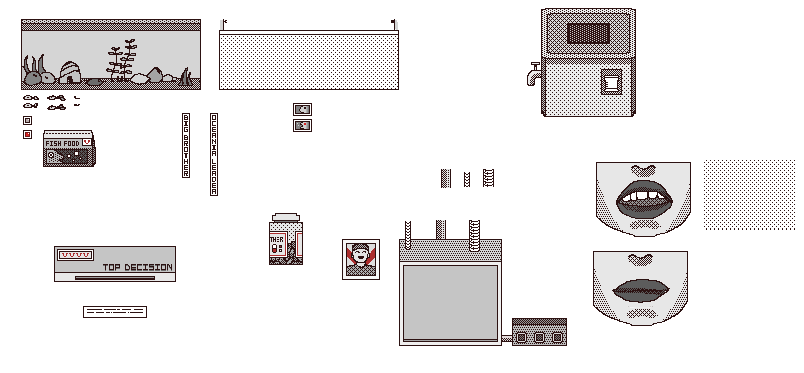
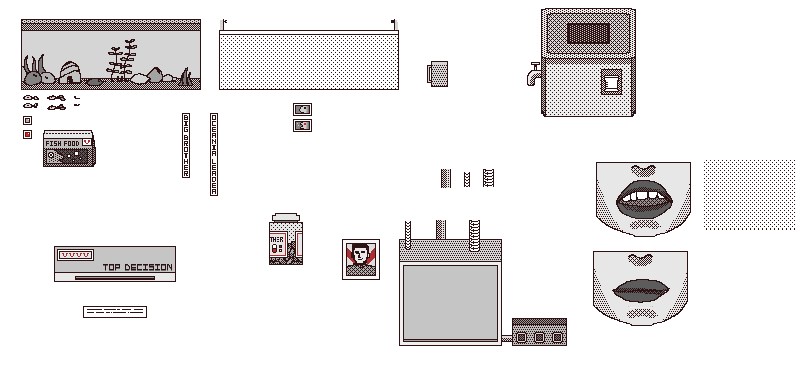
Comparing the layer stacks of the two 804px x 373px images. Changes:
added group "glass" with 3 layers above "piles of files" over [427, 61, 448, 87]
added layer "Layer 69" in group "glass" over [427, 61, 448, 86]
added layer "Layer 67" in group "glass" over [427, 61, 448, 87]
added layer "Layer 68" in group "glass" over [428, 62, 447, 86]
painted on "Layer 57" over [348, 243, 371, 267]
